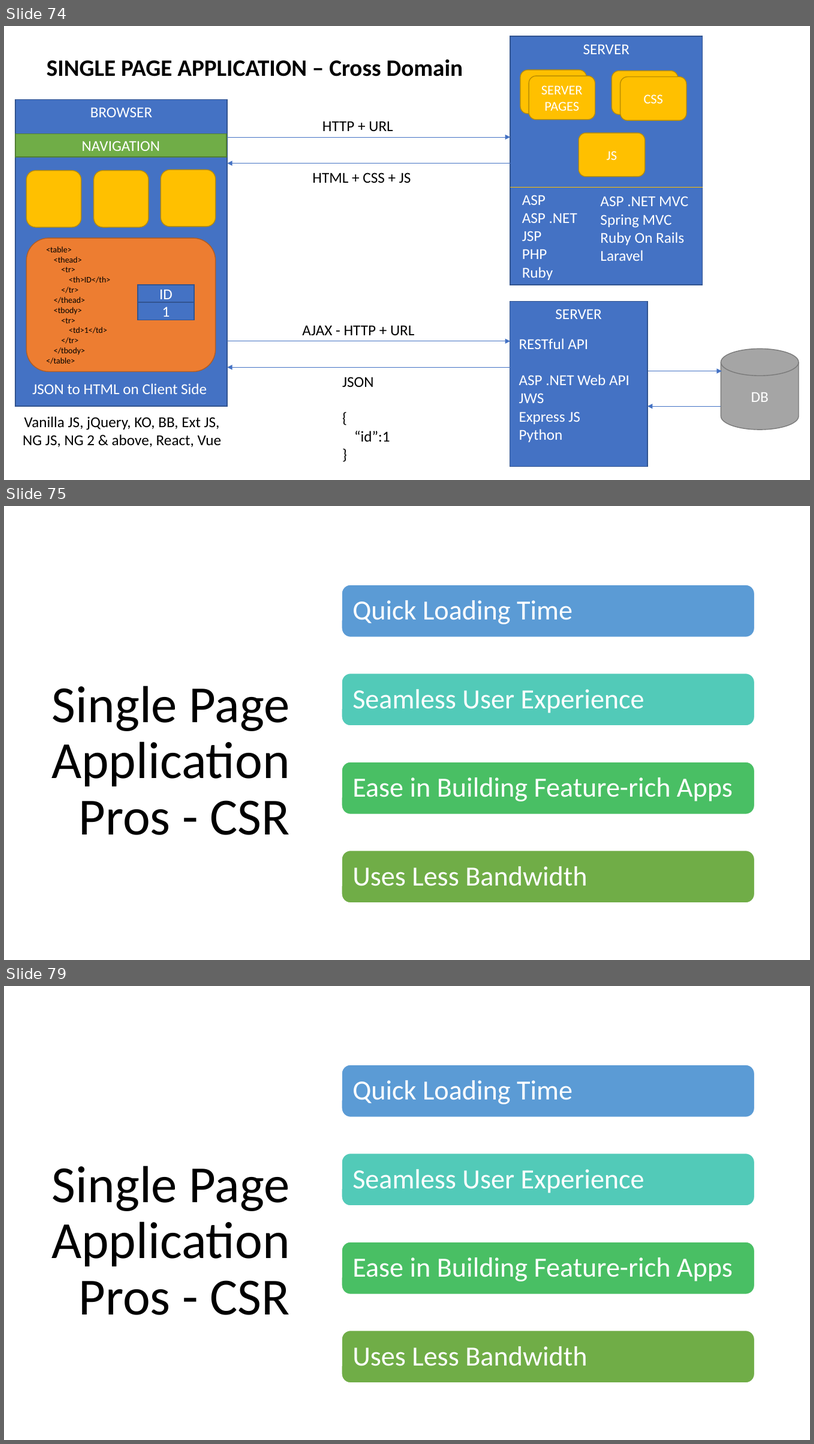
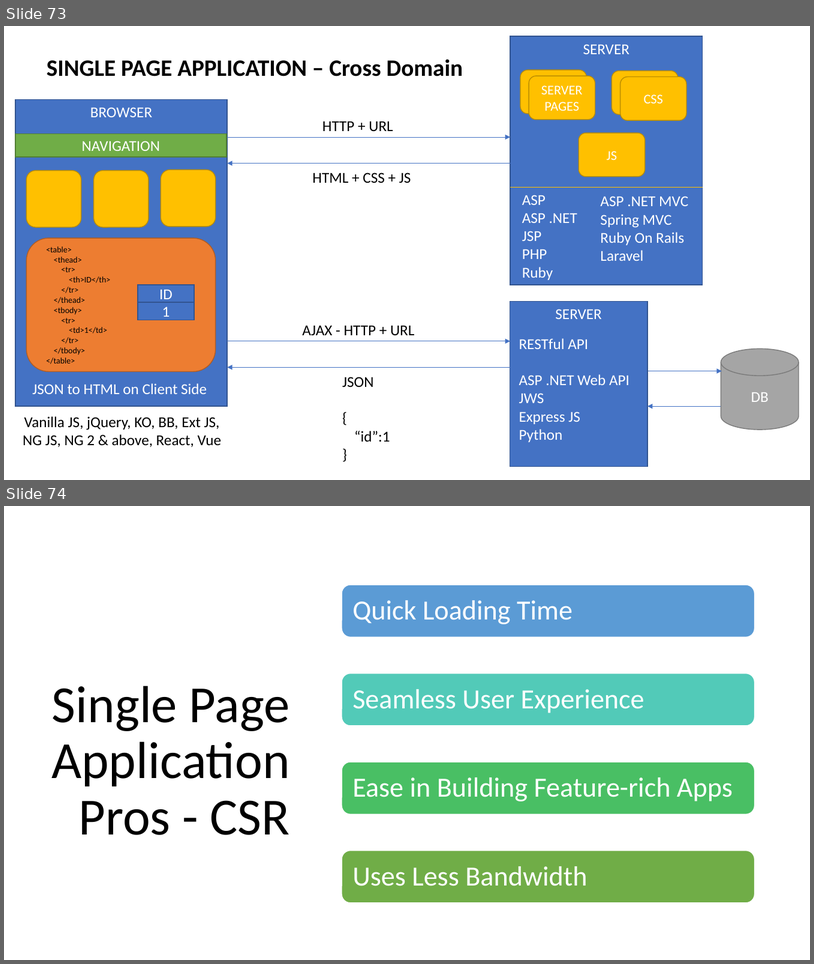
Before and after one commit to explore-with-manish/BFL_Byte_Jul23, a slide deck: Ng-Byte.pptx. Shown one above the other, each under a label of ours: slides 74, 75 and 79 before the commit, slides 73 and 74 after it; the slides between them are not shown. The pictures are 814x1444 and 814x964 pixels, drawn with LibreOffice and Linux fonts; fonts in the diff are those of the drawing. Boxes give left, top, right and bottom in pixels: in the first picture for what was removed or moved away, otherwise in the second. Text is boxed around its words. In the diff, an @@ line names an element or a change of style, - is before the commit and + after.

```diff
--- a/Ng-Byte.pptx
+++ b/Ng-Byte.pptx
@@ slide 75 removed at [4,506,810,960], background #FFFFFF @@
@@ title removed at [51,685,290,835] @@
-Single Page Application Pros - CSR
@@ group removed at [342,585,755,903]: 4 rounded rectangles, 4 texts @@
-Quick Loading Time
-Seamless User Experience
-Ease in Building Feature-rich Apps
-Uses Less Bandwidth
@@ what was slide 74 is now slide 73 @@
@@ what was slide 79 is now slide 74 @@
```
Also in this commit, not shown: 4 other slides removed.
